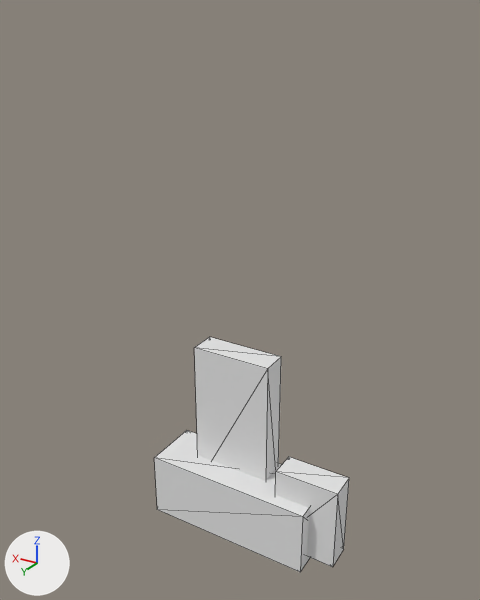
A saved change to the glTF model assets/source/buildings/directorate/sources/logistics/storage_depot/critical.gltf.
One viewpoint serves both versions: a 50 mm camera at (-0.311, 0.144, 0.08) aimed at (-0.017, -0.347, -0.165). Arrows for +X, +Y and +Z are at lower left; the lights stay in place. The first picture is the older version. Mesh edges are drawn as thin lines. Vertices at exactly the same position are counted once.

Names of what the first picture shows: 'critical'.
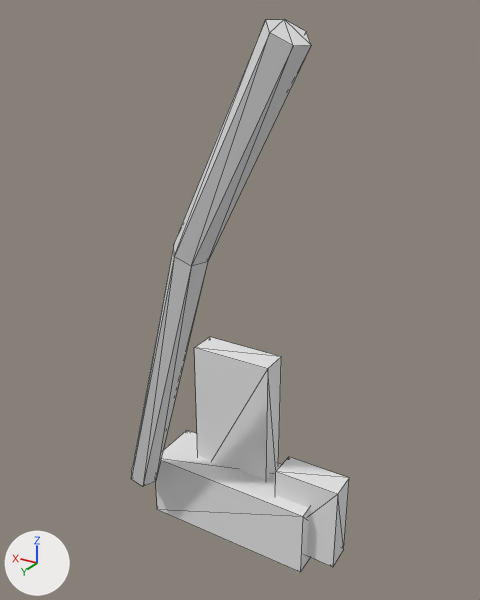
Pixel boxes [x1, y1, x2, y2] of what changed, in the pictures (480 x 600 px):
'critical', reshaped (12% wider, 135% taller)
    before: [154, 337, 349, 572]
    after: [131, 19, 349, 572]
part 1 of me_critical, added
    after: [131, 19, 311, 486]

Edits to the bpy script that builds the scene:
```text
Change me_critical:
    used by ob_critical; location = (0.0, 0.0, 0.0)
    remove me_critical.from_pydata(...)  # 24 vertices, 36 faces; spans x -0.12..0.1, y -0.415..-0.35, z -0.465..-0.25
    add me_critical.from_pydata(...)  # 42 vertices, 68 faces; spans x -0.124..0.115, y -0.415..-0.235, z -0.465..0.077
    me_critical part 1: a new loose piece of 18 vertices spanning x -0.124..0.115, y -0.345..-0.235, z -0.405..0.077
```
